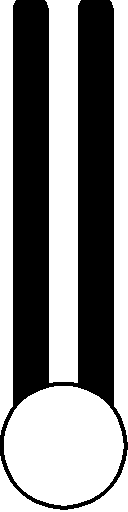
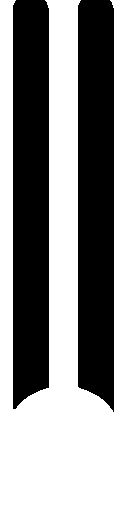
Before/after of a (128, 512) layered artwork. What changed in the layer stack:
painted on "Layer 3" over (x1=0, y1=382, x2=128, y2=510)
